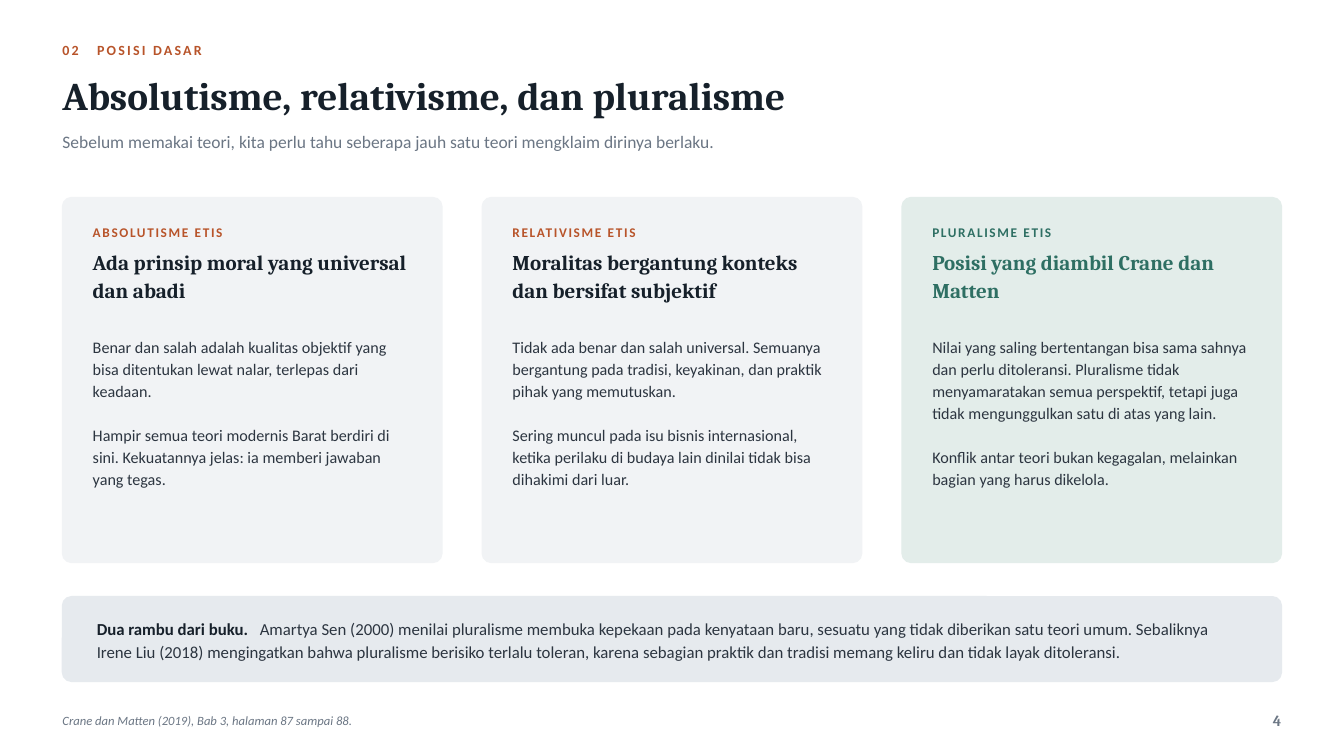
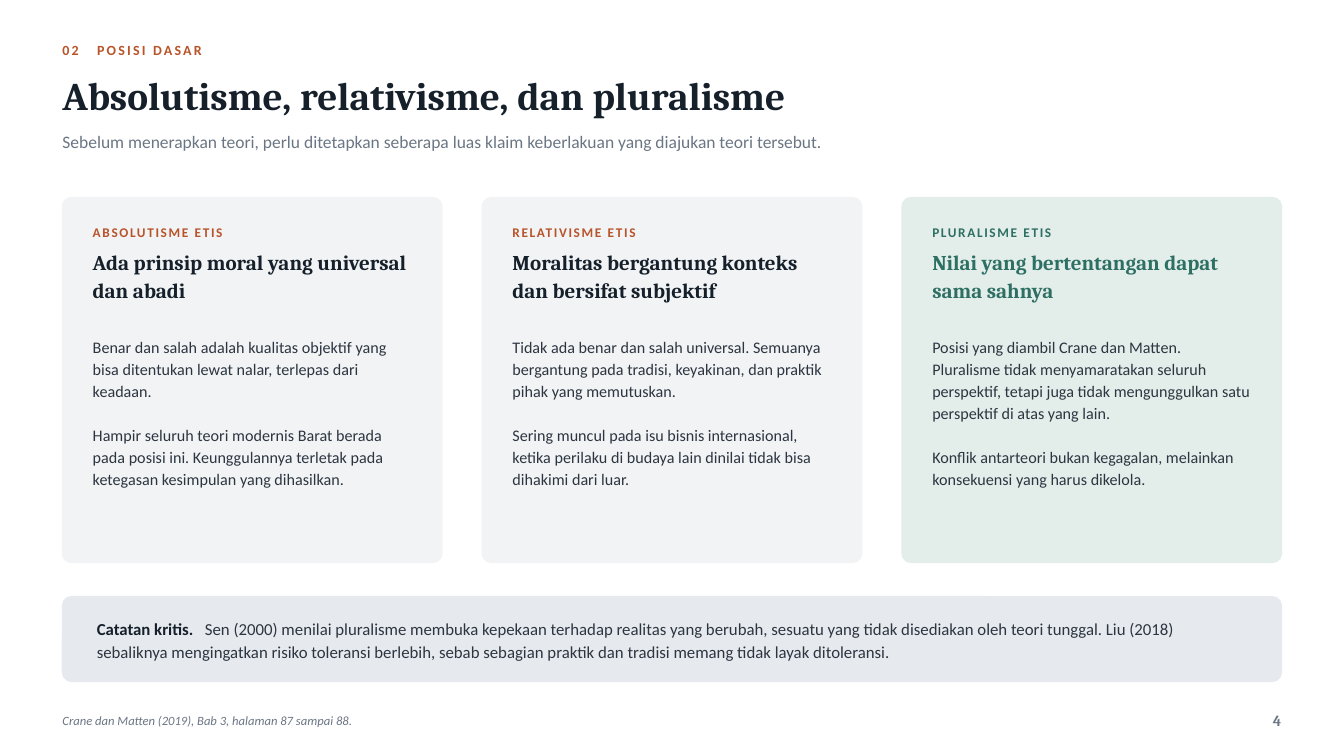
Before and after one commit to aslihabnuri/Dom-Manipulation, a slide deck: slide 4 of business-ethics/Evaluating-Business-Ethics-Hilirisasi-Nikel.pptx. Drawn at 1344x756 pixels with LibreOffice and Linux fonts; fonts in the diff are those of the drawing. Boxes give left, top, right and bottom in pixels: in the first picture for what was removed or moved away, otherwise in the second. Text is boxed around its words. In the diff, an @@ line names an element or a change of style, - is before the commit and + after.

```diff
--- a/business-ethics/Evaluating-Business-Ethics-Hilirisasi-Nikel.pptx
+++ b/business-ethics/Evaluating-Business-Ethics-Hilirisasi-Nikel.pptx
@@ text at (62,136,821,151): text changed @@
-Sebelum memakai teori, kita perlu tahu seberapa jauh satu teori mengklaim dirinya berlaku.
+Sebelum menerapkan teori, perlu ditetapkan seberapa luas klaim keberlakuan yang diajukan teori tersebut.
@@ text at (932,255,1218,303): text changed @@
-Posisi yang diambil Crane dan Matten
+Nilai yang bertentangan dapat sama sahnya
@@ text at (932,342,1250,488): text changed @@
-Nilai yang saling bertentangan bisa sama sahnya dan perlu ditoleransi. Pluralisme tidak menyamaratakan semua perspektif, tetapi juga tidak mengunggulkan satu di atas yang lain.
-Konflik antar teori bukan kegagalan, melainkan bagian yang harus dikelola.
+Posisi yang diambil Crane dan Matten. Pluralisme tidak menyamaratakan seluruh perspektif, tetapi juga tidak mengunggulkan satu perspektif di atas yang lain.
+Konflik antarteori bukan kegagalan, melainkan konsekuensi yang harus dikelola.
@@ text at (93,430,383,488): text changed @@
-Hampir semua teori modernis Barat berdiri di sini. Kekuatannya jelas: ia memberi jawaban yang tegas.
+Hampir seluruh teori modernis Barat berada pada posisi ini. Keunggulannya terletak pada ketegasan kesimpulan yang dihasilkan.
@@ text at (97,623,1173,661): text changed @@
-Dua rambu dari buku. Amartya Sen (2000) menilai pluralisme membuka kepekaan pada kenyataan baru, sesuatu yang tidak diberikan satu teori umum. Sebaliknya Irene Liu (2018) mengingatkan bahwa pluralisme berisiko terlalu toleran, karena sebagian praktik dan tradisi memang keliru dan tidak layak ditoleransi.
+Catatan kritis. Sen (2000) menilai pluralisme membuka kepekaan terhadap realitas yang berubah, sesuatu yang tidak disediakan oleh teori tunggal. Liu (2018) sebaliknya mengingatkan risiko toleransi berlebih, sebab sebagian praktik dan tradisi memang tidak layak ditoleransi.
```
Also in this commit, not shown: 19 other slides changed, 1 other file.
